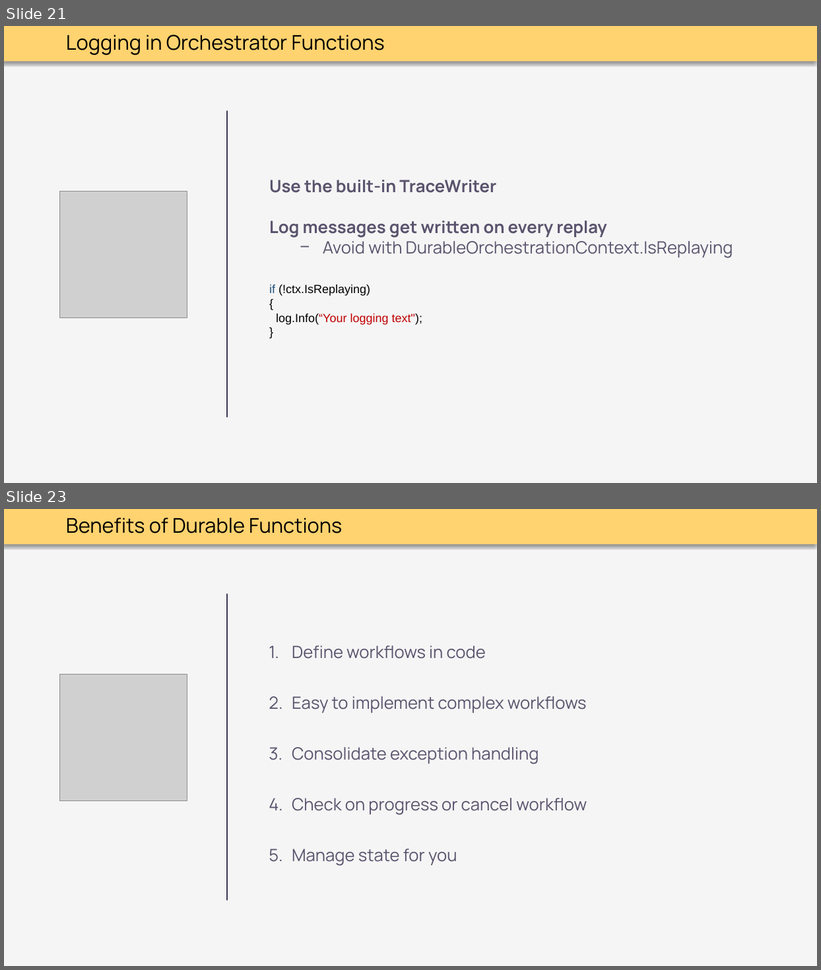
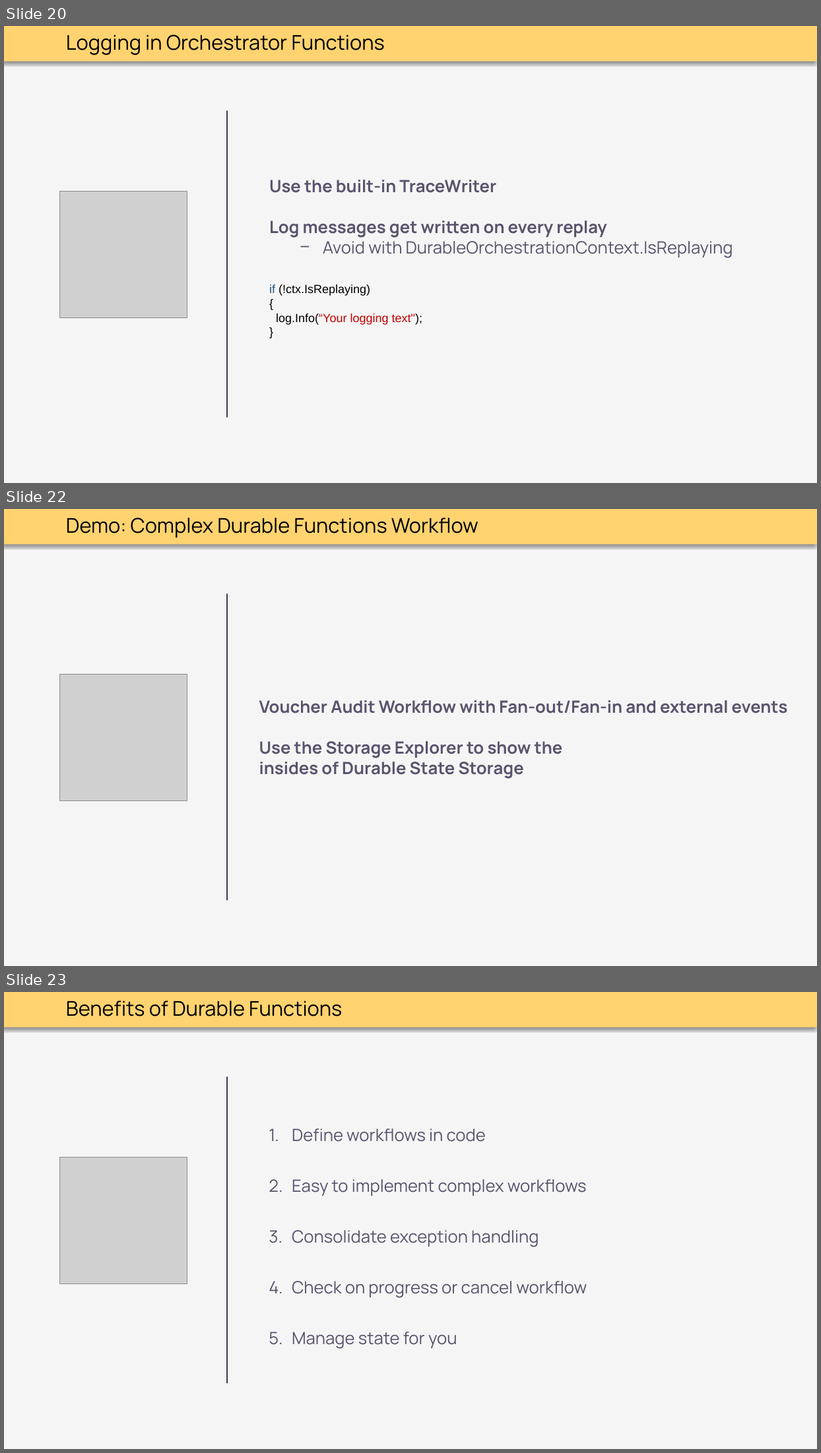
Before and after one commit to thoemmi/DurableFunctionsMeetupRosenheim, a slide deck: slides/Durable_Functions.pptx. Shown one above the other, each under a label of ours: slides 21 and 23 before the commit, slides 20, 22 and 23 after it; the slides between them are not shown. The pictures are 821x970 and 821x1453 pixels, drawn with LibreOffice and Linux fonts; fonts in the diff are those of the drawing; grey boxes stand for pictures. Boxes give left, top, right and bottom in pixels: in the first picture for what was removed or moved away, otherwise in the second. Text is boxed around its words. In the diff, an @@ line names an element or a change of style, - is before the commit and + after.

```diff
--- a/slides/Durable_Functions.pptx
+++ b/slides/Durable_Functions.pptx
@@ slide 22 added at [4,509,817,966], background #F5F5F5; not listed: 1 template element that a slide beside it also shows @@
@@ text added at [66,518,479,538], 24 pt, text #000000 @@
+Demo: Complex Durable Functions Workflow
@@ line added from (227, 594) to (227, 900), #3F3658 2 pt @@
@@ picture added at [60,674,187,801] @@
@@ text added at [259,700,788,779], 20 pt, text #5A536D, bold @@
+Voucher Audit Workflow with Fan-out/Fan-in and external events
+Use the Storage Explorer to show the
+insides of Durable State Storage
@@ what was slide 21 is now slide 20 @@
```
Also in this commit, not shown: 7 slides changed, 4 other slides added, 2 slides removed.
